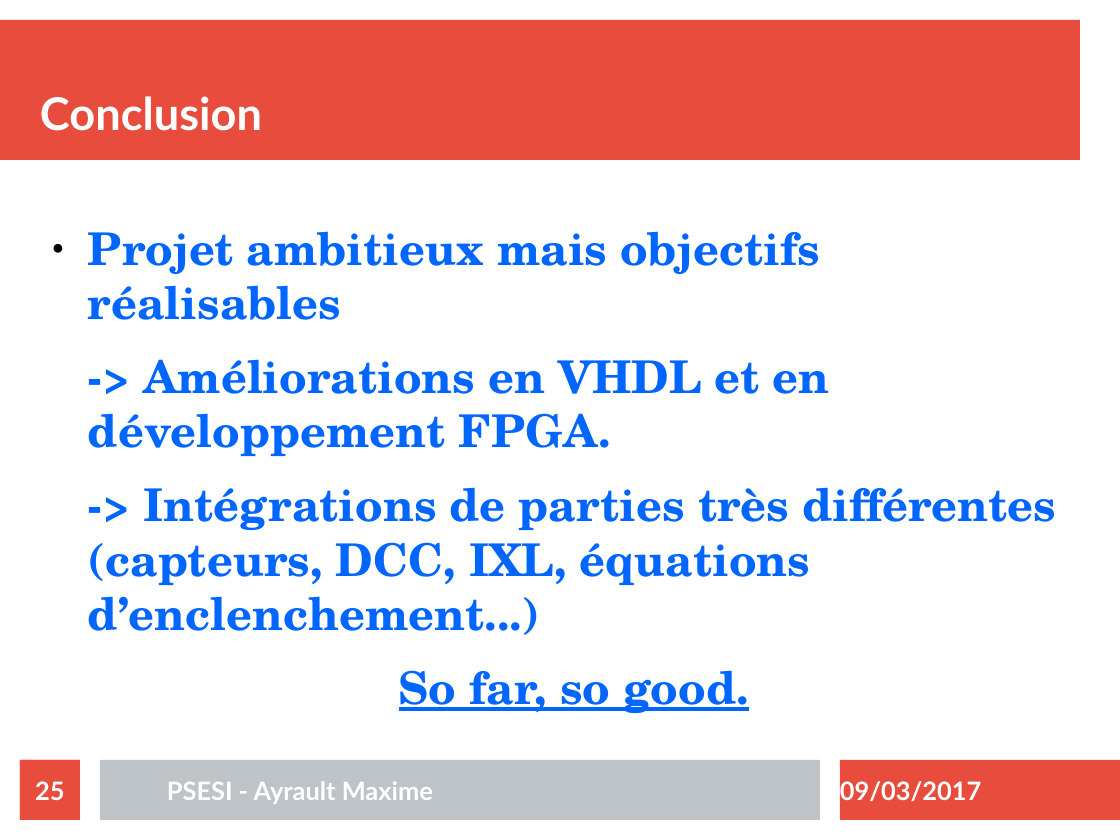
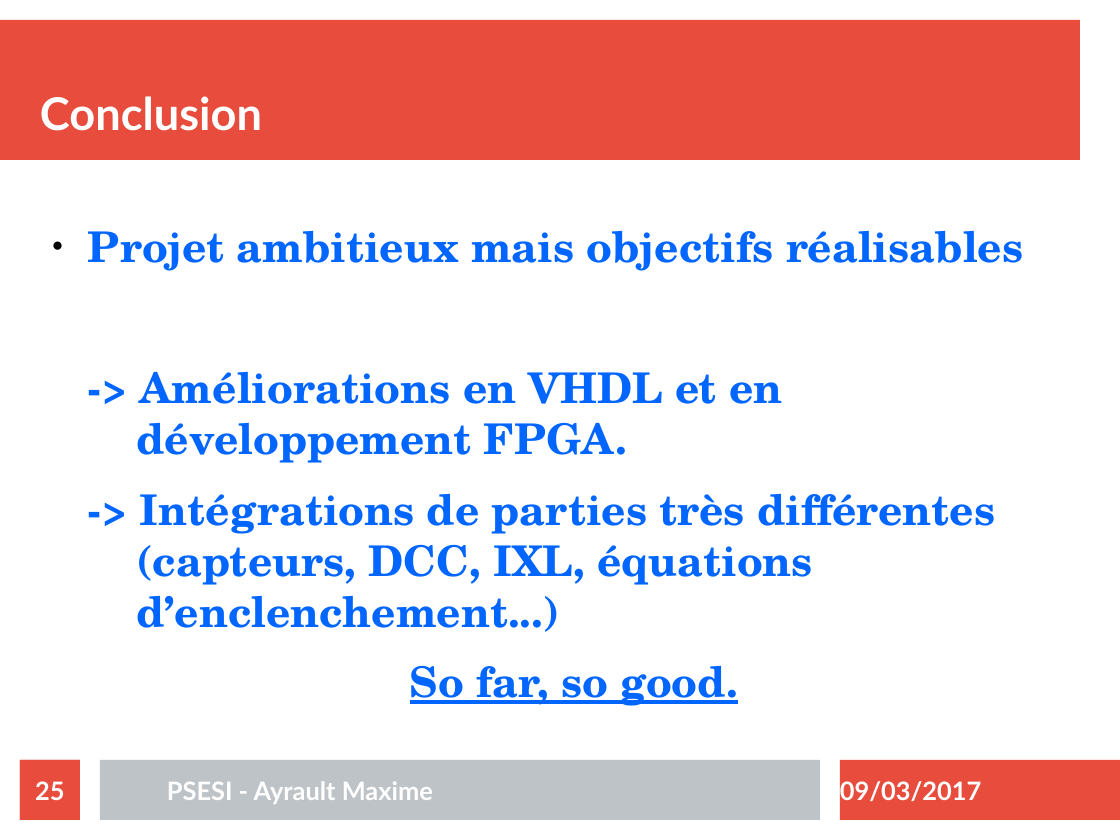
Before and after one commit to maximouth/CBI, a slide deck: slide 25 of Presentation/presentation.odp. Drawn at 1120x840 pixels with LibreOffice and Linux fonts; fonts in the diff are those of the drawing. Boxes give left, top, right and bottom in pixels: in the first picture for what was removed or moved away, otherwise in the second. Text is boxed around its words. In the diff, an @@ line names an element or a change of style, - is before the commit and + after.

Commit message:
version finale?

```diff
--- a/Presentation/presentation.odp
+++ b/Presentation/presentation.odp
@@ text "Projet ambitieux mais objectifs réalisables" at (88, 231, 1023, 706): size 32 to 30 pt @@
```
